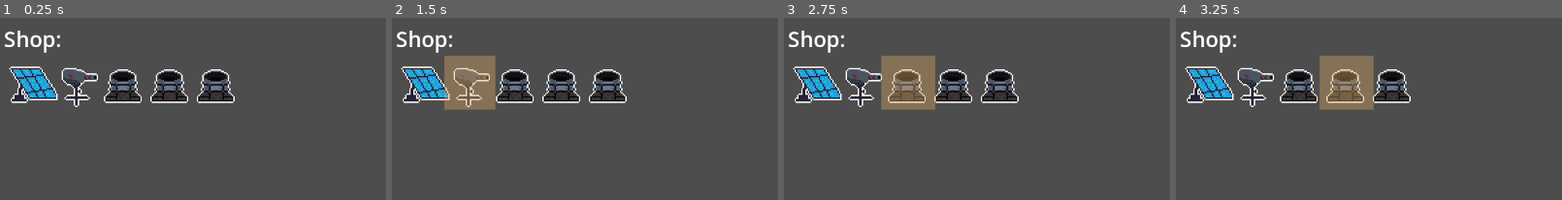
Above: before the commit, frames 1-4 (left to right).
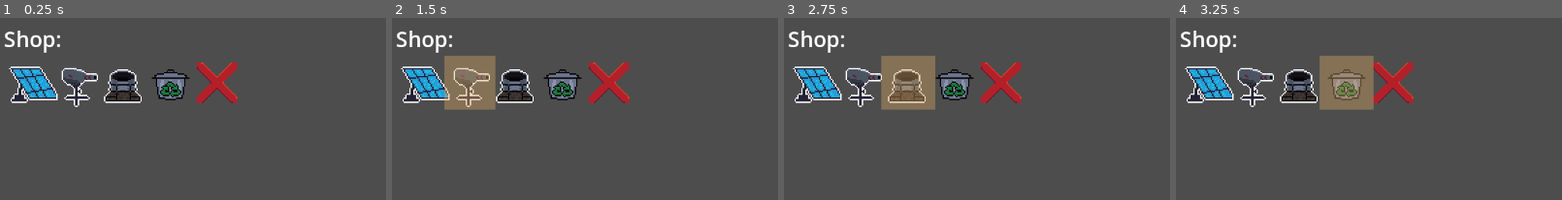
Above: after the commit, the same moments.

Repository: AuraDvin/MvR
Game: Godot game, scene res://levels/basic_level/basic_level.tscn
The game is run twice, just before and just after one commit, with the same random seed, the same clock (stepped at 60 frames per second) and the same inputs. This scene is started directly instead of the project's main scene.
Inputs (mouse positions are % of the whole screen's width and height, from its top left):
- Up to frame 1 (0.25 s): no input
- Up to frame 2 (1.5 s): click (4, 18) at 0.5 s; click (10, 18) at 1.25 s
- Up to frame 3 (2.75 s): click (16, 18) at 2 s
- Up to frame 4 (3.25 s): click (22, 18) at 2.75 s
The pictures show only the part of the screen within x 0-50%, y 0-50%; the shares and areas given below are measured in that part.

The runs differ from the first frame. In frame 1, 3.0% of the frame differs, in the area x 38-62%, y 24-47%; in frame 2, 3.0%; in frame 3, 3.0%; in frame 4, 2.8%.

Commit message:
added cancel, selector and trash textures

Diff:
--- a/levels/menus/hud/hud.tscn
+++ b/levels/menus/hud/hud.tscn
@@ -6,6 +6,8 @@
 [ext_resource type="Texture2D" uid="uid://8hmvqxym3c6b" path="res://assets/textures/shooter-turret.png" id="3_5aamc"]
 [ext_resource type="Texture2D" uid="uid://blbh53yq7ouwg" path="res://assets/textures/energy.png" id="3_buv7h"]
 [ext_resource type="Texture2D" uid="uid://cou8mdpj3qrou" path="res://assets/textures/mortar.png" id="4_buv7h"]
+[ext_resource type="Texture2D" uid="uid://c646ojx7odwbg" path="res://assets/textures/trash_can.png" id="7_tqvyd"]
+[ext_resource type="Texture2D" uid="uid://dnhh1sc2lkpq6" path="res://assets/textures/cancel.png" id="8_62nfb"]
 
 [sub_resource type="AtlasTexture" id="AtlasTexture_y2vs7"]
 atlas = ExtResource("1_vtdkw")
@@ -92,13 +94,13 @@
 material = SubResource("CanvasItemMaterial_buv7h")
 layout_mode = 2
 size_flags_vertical = 0
-texture_normal = ExtResource("4_buv7h")
+texture_normal = ExtResource("7_tqvyd")
 
 [node name="TextureButton5" type="TextureButton" parent="MarginContainer/VBoxContainer/HBoxContainer"]
 material = SubResource("CanvasItemMaterial_buv7h")
 layout_mode = 2
 size_flags_vertical = 0
-texture_normal = ExtResource("4_buv7h")
+texture_normal = ExtResource("8_62nfb")
 
 [node name="Selector" type="ColorRect" parent="."]
 visible = false
Binary file added: assets/textures/cancel.png
Not shown, added: assets/textures/cancel.png.import
Binary file added: assets/textures/selector.png
Not shown, added: assets/textures/selector.png.import
Binary file added: assets/textures/trash_can.png
Not shown, added: assets/textures/trash_can.png.import
Not shown: 1 places in levels/menus/hud/hud.tscn that only renumber resources
